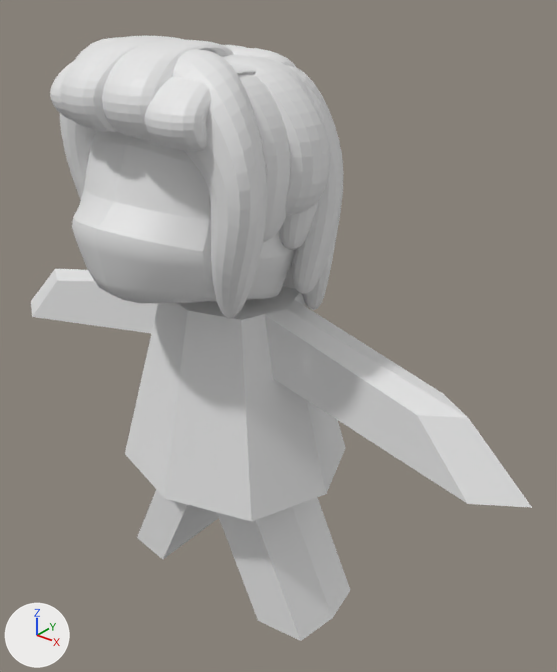
One commit to the Blender file Assets/Models/Farm Pack/hairstyle.blend: the scene before it, then after it.
Rendered twice from a 50 mm camera at (5.09, -5.45, 6.99) aimed at (0.37, 0.46, 3.33). Lighting does not change. The marker at lower left points along +X, +Y and +Z. The picture after the commit comes second.
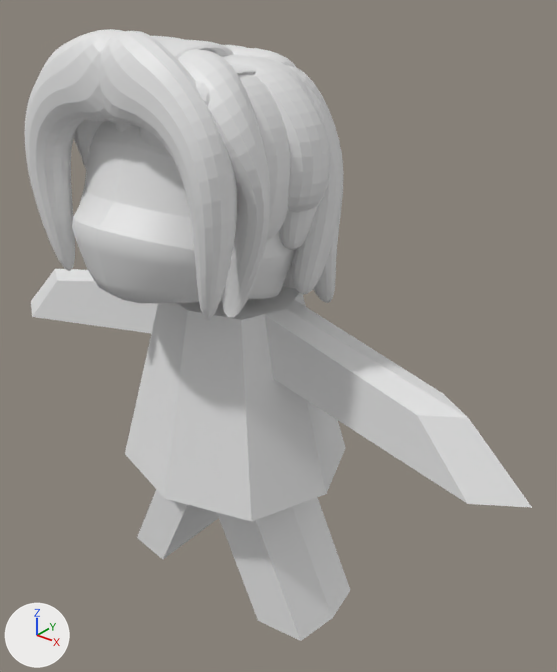
Edits to the scene script, one JSON object a line:
```json
{"block": "me_cube_023", "where": "# used by ob_cube_019; location = (-0.09, 0.41, 6.12); rotation_euler = (0.0, 0.0, 0.11), in degrees (0, 0, 6.3); scale = (1.0, 1.0, 0.79)"}
{"op": "remove", "block": "me_cube_023", "code": "me_cube_023.from_pydata(...)  # 576 vertices, 540 faces; spans x -1.67..1.45, y -1.94..0.8, z -3.72..0.49"}
{"op": "add", "block": "me_cube_023", "code": "me_cube_023.from_pydata(...)  # 576 vertices, 540 faces; spans x -1.67..1.45, y -1.76..0.93, z -3.72..0.49"}
{"block": "me_cube_023", "change": "me_cube_023 part 1: all 6 vertices in x -0.79..0.85, y -1.83..-1.6, z -0.58..-0.52 are moved by (-0.53, 0.45, 0.0)"}
{"block": "me_cube_023", "change": "me_cube_023 part 2: 48 of the vertices in x -1.59..1.31, y -1.94..0.65, z -3.38..-0.14 are moved by (0.03, 0.28, 0.0)"}
{"op": "add", "block": "me_cube_001", "code": ["me_cube_001 = bpy.data.meshes.new('Cube.001')", "me_cube_001.from_pydata(...)  # 24 vertices, 22 faces; spans x -0.37..1.19, y -0.5..0.16, z -1.49..0.96"]}
{"op": "add", "block": "ob_cube_003", "code": ["ob_cube_003 = bpy.data.objects.new('Cube.003', me_cube_001)", "ob_cube_003.location = (-0.21, -0.84, 5.58)", "ob_cube_003.scale = (-1.04, 1.0, 1.0)", "_m = ob_cube_003.modifiers.new('Subdivision', 'SUBSURF')"]}
{"op": "add", "block": "ob_cube_001", "code": ["ob_cube_001 = bpy.data.objects.new('Cube.001', me_cube_001.copy())", "ob_cube_001.location = (0.0, -0.83, 5.58)", "_m = ob_cube_001.modifiers.new('Subdivision', 'SUBSURF')"]}
```

Location of each change, (x1, y1, x2, y2) in pixels of the pictures (557 x 672 px; the box of a moved part takes in the faces that stretch with it):
```json
{"object": "Cube.019", "change": "reshaped", "before": [50, 36, 344, 318], "after": [74, 36, 344, 318], "on screen": "8% narrower"}
{"object": "Cube.001", "change": "added", "after": [100, 31, 237, 320]}
{"object": "Cube.003", "change": "added", "after": [25, 29, 124, 271]}
{"part": 1, "of": "me_cube_023", "change": "moved or reshaped", "before": [60, 91, 207, 151], "after": [105, 119, 138, 127]}
{"part": 2, "of": "me_cube_023", "change": "moved or reshaped", "before": [50, 61, 334, 315], "after": [74, 95, 337, 314]}
```
